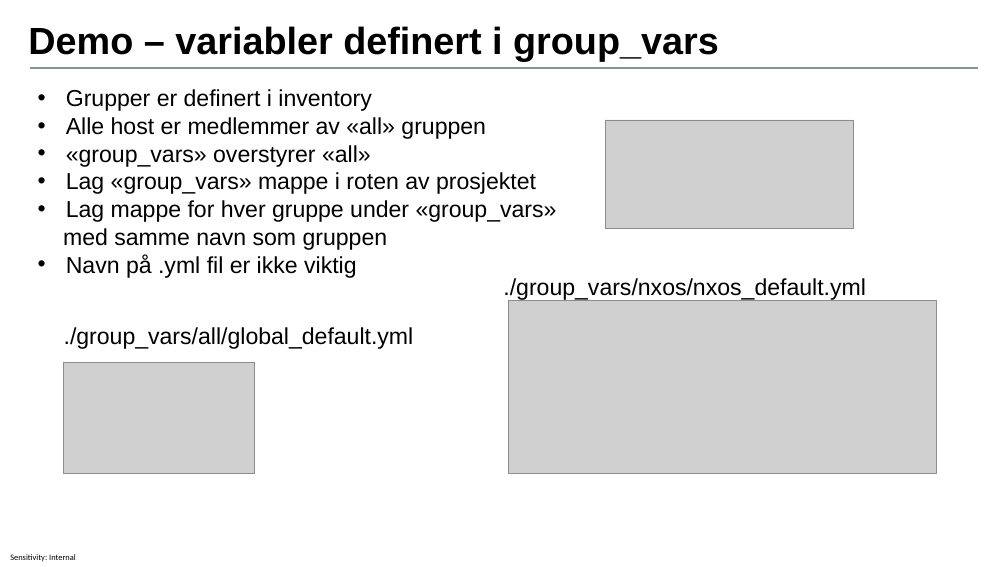
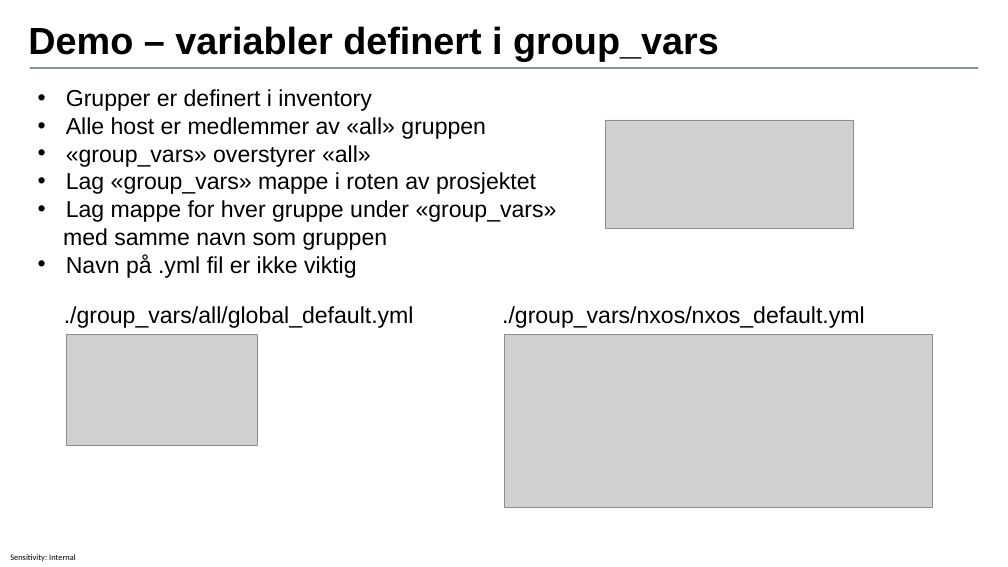
Before and after one commit to ToreAndreAsheim/tech-thursday, a slide deck: slide 21 of 2020-09-17_Ansible_for_nettverksautomasjon/Ansible for nettverksautomasjon.pptx. Drawn at 1008x567 pixels with LibreOffice and Linux fonts; fonts in the diff are those of the drawing; grey boxes stand for pictures; background and template pictures are left out. Boxes give left, top, right and bottom in pixels: in the first picture for what was removed or moved away, otherwise in the second. Text is boxed around its words. In the diff, an @@ line names an element or a change of style, - is before the commit and + after.

```diff
--- a/2020-09-17_Ansible_for_nettverksautomasjon/Ansible for nettverksautomasjon.pptx
+++ b/2020-09-17_Ansible_for_nettverksautomasjon/Ansible for nettverksautomasjon.pptx
@@ text "./group_vars/all/global_default.yml": place and size @@
-text "./group_vars/all/global_default.yml" at (64,327,414,349)
+text "./group_vars/all/global_default.yml" at (64,306,414,328)
@@ text "./group_vars/nxos/nxos_default.yml": place and size @@
-text "./group_vars/nxos/nxos_default.yml" at (503,278,866,301)
+text "./group_vars/nxos/nxos_default.yml" at (502,306,865,328)
@@ picture: place and size @@
-picture at (64,363,254,474)
+picture at (67,334,257,445)
@@ picture: place and size @@
-picture at (509,301,937,474)
+picture at (504,334,932,507)
```
Also in this commit, not shown: 4 other slides changed, 3 slides added, 8 other files.
